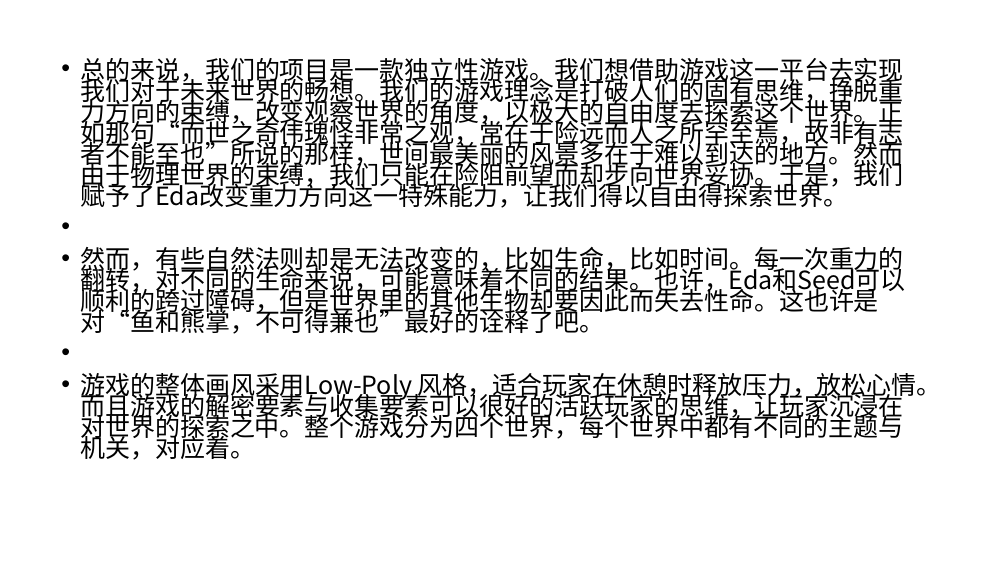
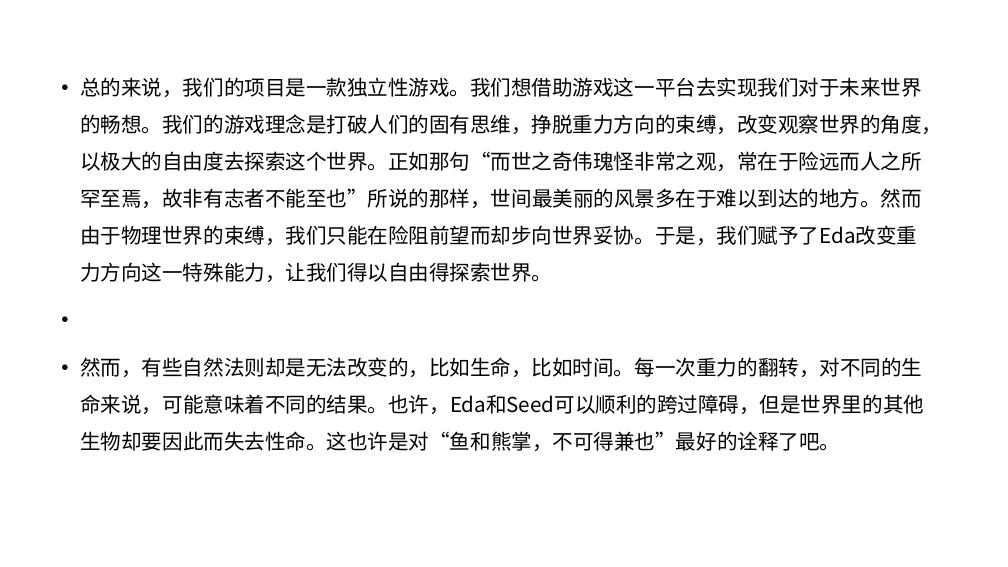
Before and after one commit to fracgames/fracgames.github.io, a slide deck: slide 13 of Presentation/Presentation.pptx (slide 10 before the commit). Drawn at 1008x567 pixels with LibreOffice and Linux fonts; fonts in the diff are those of the drawing. Boxes give left, top, right and bottom in pixels: in the first picture for what was removed or moved away, otherwise in the second. Text is boxed around its words. In the diff, an @@ line names an element or a change of style, - is before the commit and + after.

Commit message:
up

```diff
--- a/Presentation/Presentation.pptx
+++ b/Presentation/Presentation.pptx
@@ text "总的来说，我们的项目是一款独立性游戏。我们想借助游戏这一平台去实现我们对于未来世界的畅想。我们的游戏理念是打破人们的固有 ..." at bbox=[80, 77, 942, 451]: size 23.8 to 19.6 pt; line spacing 0.7 to 1.5 @@
@@ text at bbox=[80, 373, 942, 460]: paragraph removed @@
-• 游戏的整体画风采用Low-Poly 风格，适合玩家在休憩时释放压力，放松心情。而且游戏的解密要素与收集要素可以很好的活跃玩家的思维，让玩家沉浸在对世界的探索之中。整个游戏分为四个世界，每个世界中都有不同的主题与机关，对应着。
```
Also in this commit, not shown: 3 other slides changed, 5 slides added, 1 slide removed.
